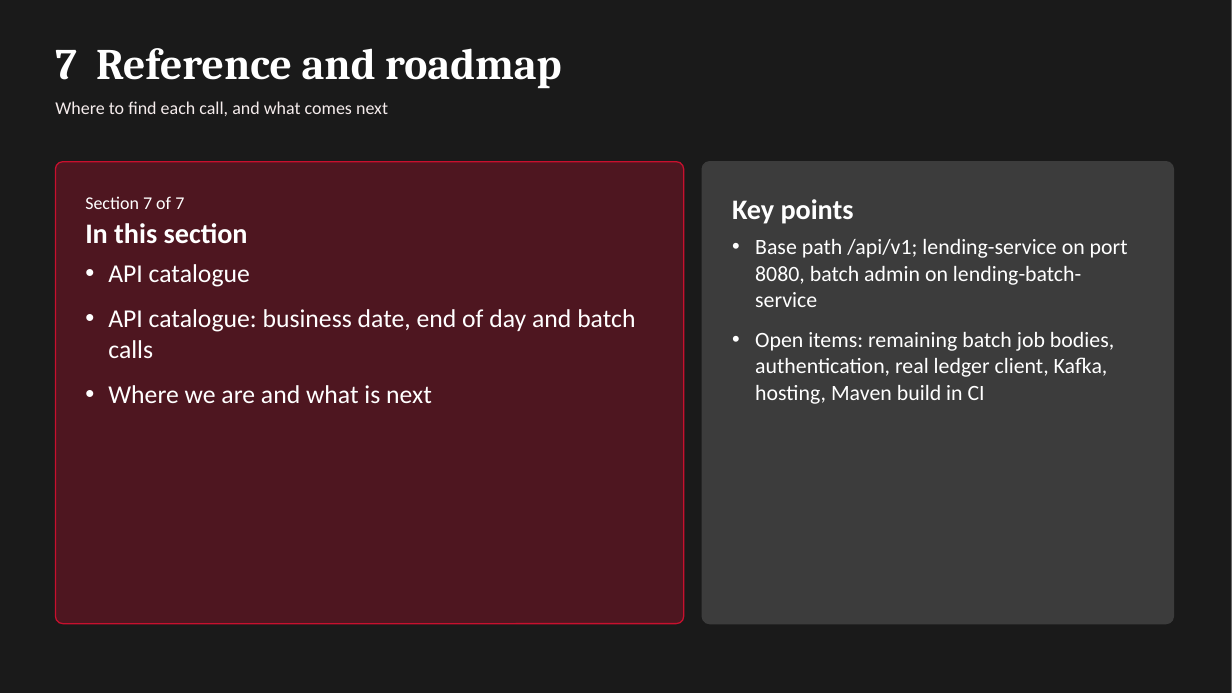
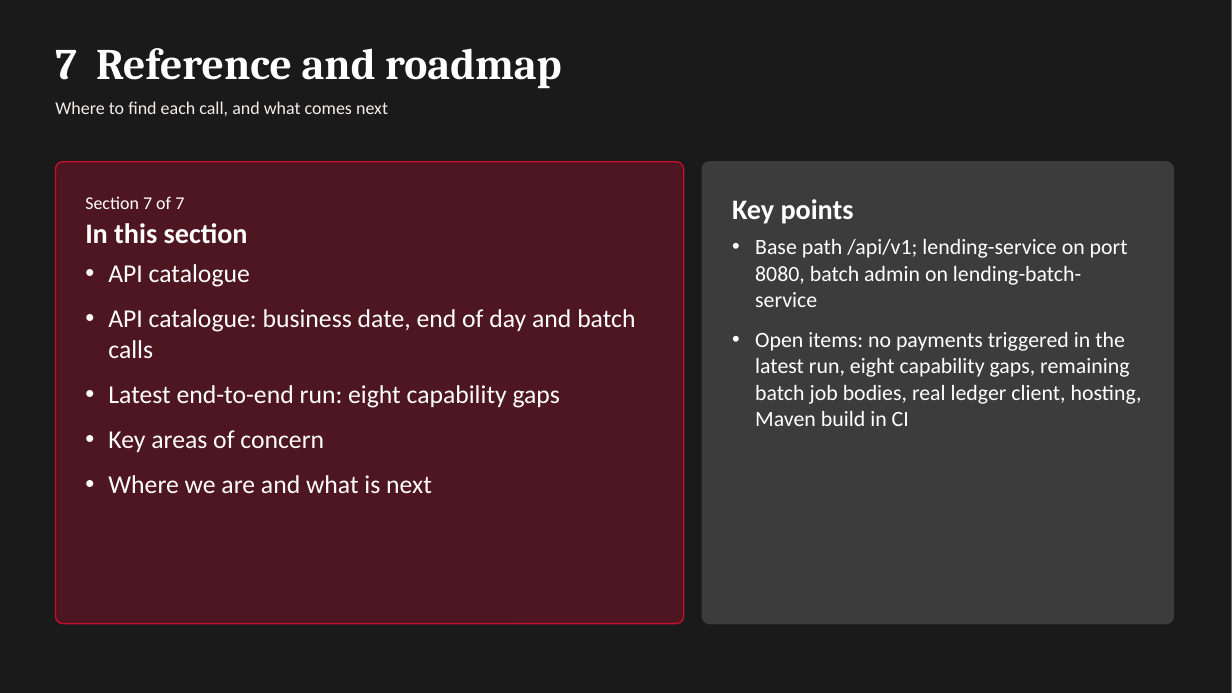
Before and after one commit to kiran199-code/lending, a slide deck: slide 39 of docs/Lending-Platform-Architecture-v1.6.pptx. Drawn at 1232x693 pixels with LibreOffice and Linux fonts; fonts in the diff are those of the drawing. Boxes give left, top, right and bottom in pixels: in the first picture for what was removed or moved away, otherwise in the second. Text is boxed around its words. In the diff, an @@ line names an element or a change of style, - is before the commit and + after.

```diff
--- a/docs/Lending-Platform-Architecture-v1.6.pptx
+++ b/docs/Lending-Platform-Architecture-v1.6.pptx
@@ text in rounded rectangle at [755, 332, 1142, 426]: text changed @@
-• Open items: remaining batch job bodies, authentication, real ledger client, Kafka, hosting, Maven build in CI
+• Open items: no payments triggered in the latest run, eight capability gaps, remaining batch job bodies, real ledger client, hosting, Maven build in CI
@@ text in rounded rectangle at [108, 385, 560, 452]: paragraphs added @@
+• Latest end-to-end run: eight capability gaps
+• Key areas of concern
```
Also in this commit, not shown: 1 other slide changed, 2 slides added, 2 other files.
